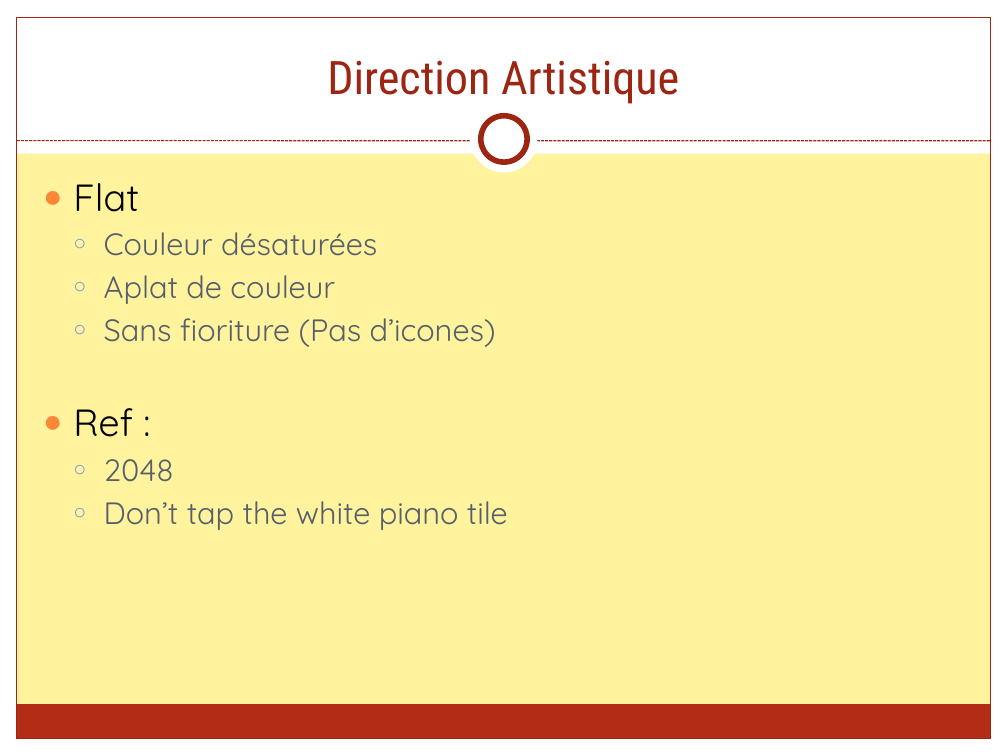
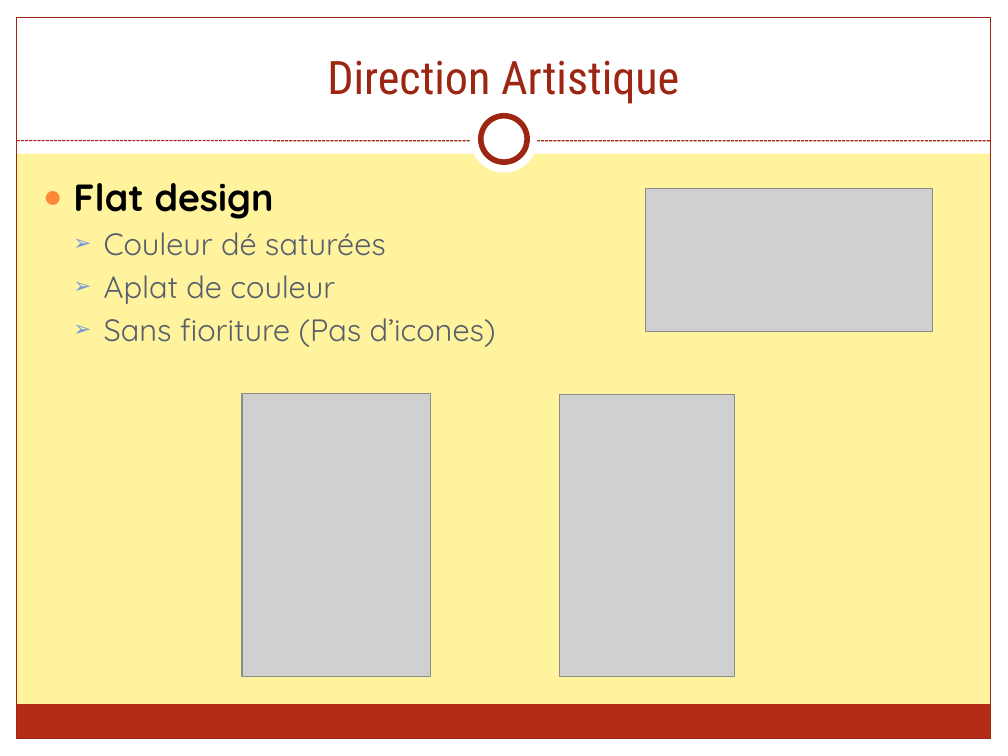
Before and after one commit to FieryWeasel/Picarete, a slide deck: slide 11 of SOURCES/RAPPORTS/Picarete - Presentation.pptx (slide 9 before the commit). Drawn at 1008x756 pixels with LibreOffice and Linux fonts; fonts in the diff are those of the drawing; grey boxes stand for pictures. Boxes give left, top, right and bottom in pixels: in the first picture for what was removed or moved away, otherwise in the second. Text is boxed around its words. In the diff, an @@ line names an element or a change of style, - is before the commit and + after.

```diff
--- a/SOURCES/RAPPORTS/Picarete - Presentation.pptx
+++ b/SOURCES/RAPPORTS/Picarete - Presentation.pptx
@@ text at [73, 183, 386, 256]: text changed @@
-● Flat
-  ○ Couleur désaturées
+● Flat design
+  ➢ Couleur dé saturées
@@ picture added at [645, 188, 932, 332] @@
@@ text at [73, 408, 508, 530]: paragraphs removed @@
-● Ref :
-  ○ 2048
-  ○ Don’t tap the white piano tile
@@ picture added at [242, 394, 430, 677] @@
@@ picture added at [559, 394, 734, 676] @@
```
Also in this commit, not shown: 9 other slides changed, 5 slides added, 1 slide removed, 17 other files.
